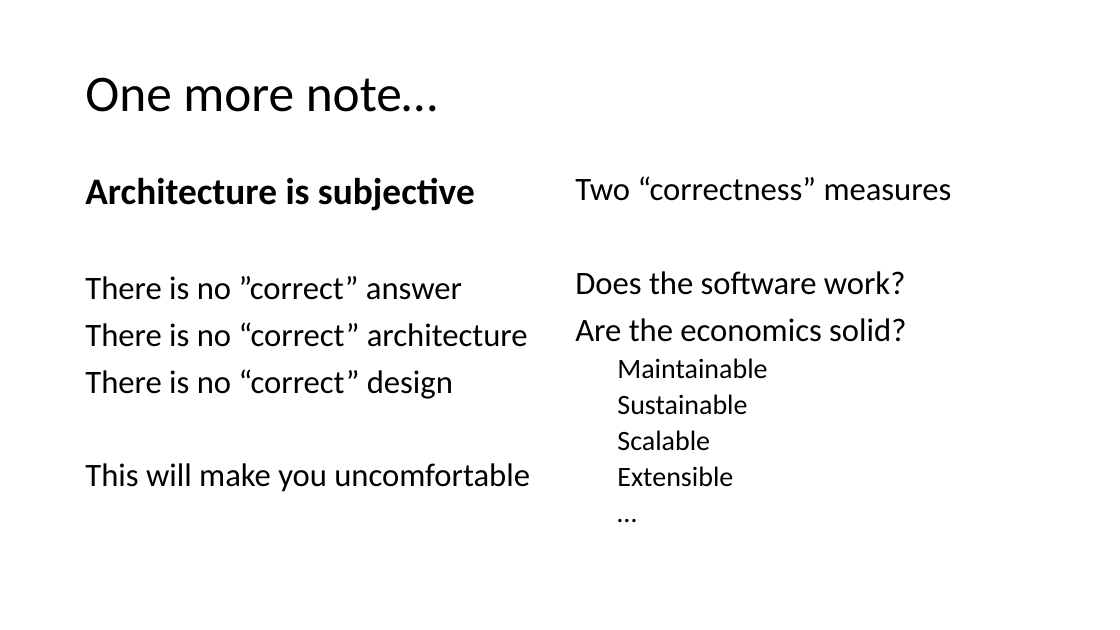
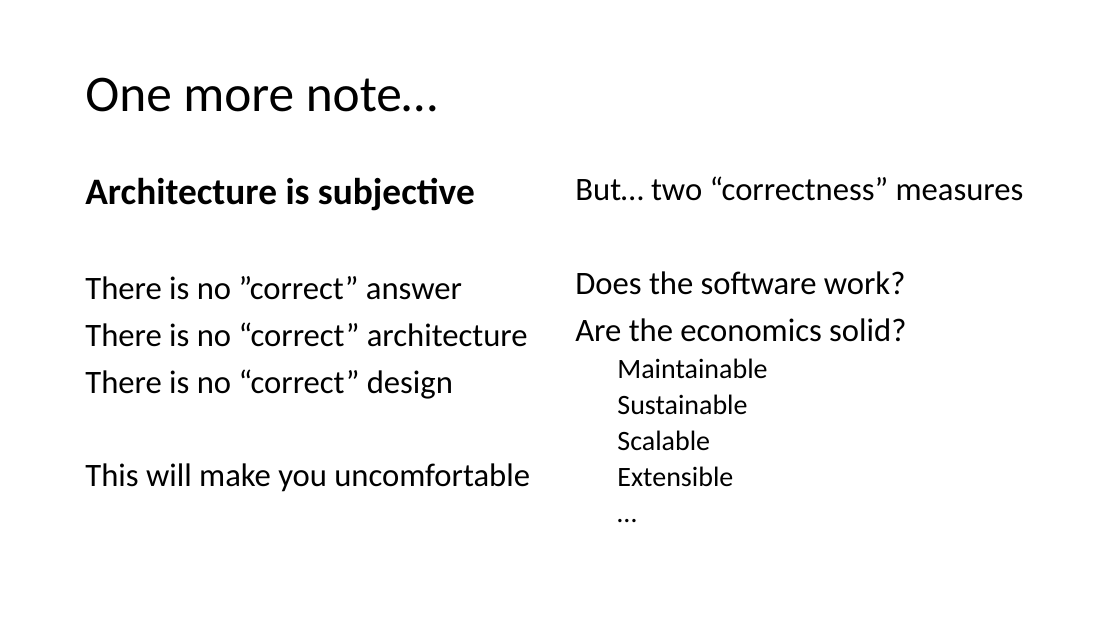
Before and after one commit to IrenaNiu/SU_CPSC_5200_20WQ, a slide deck: slide 7 of lectures/01 - Introduction.pptx. Drawn at 1120x630 pixels with LibreOffice and Linux fonts; fonts in the diff are those of the drawing. Boxes give left, top, right and bottom in pixels: in the first picture for what was removed or moved away, otherwise in the second. Text is boxed around its words. In the diff, an @@ line names an element or a change of style, - is before the commit and + after.

```diff
--- a/lectures/01 - Introduction.pptx
+++ b/lectures/01 - Introduction.pptx
@@ text at box(575, 176, 1024, 201): text changed @@
-Two “correctness” measures
+But… two “correctness” measures
```
Also in this commit, not shown: 2 other slides changed, 14 slides added.
